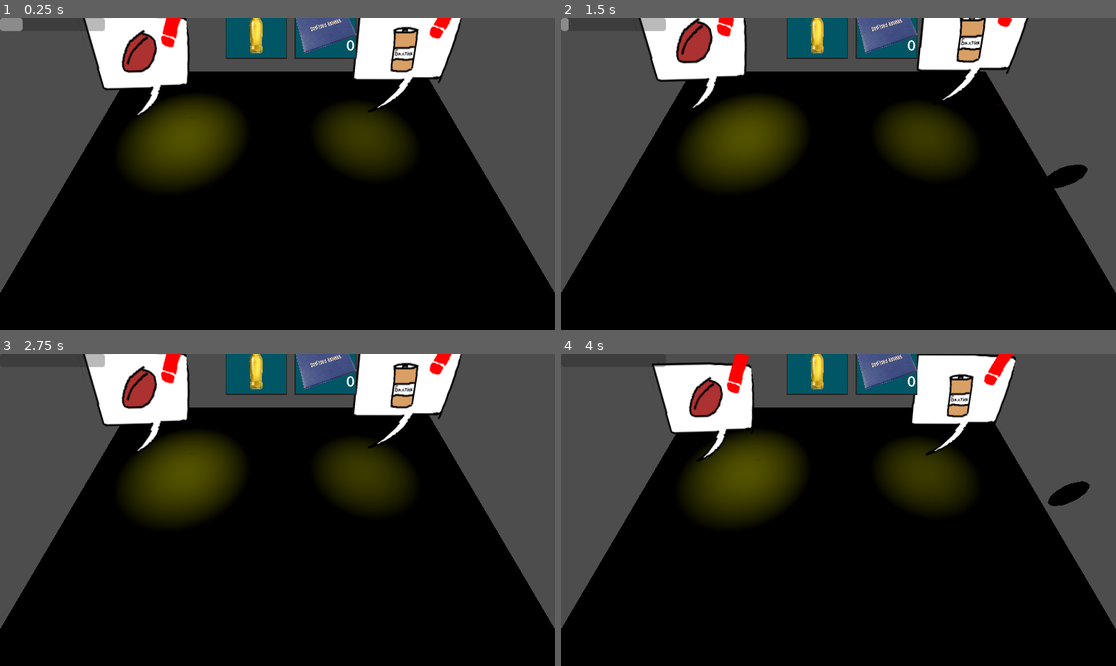
Above: before the commit, frames 1-4 (two rows, left to right).
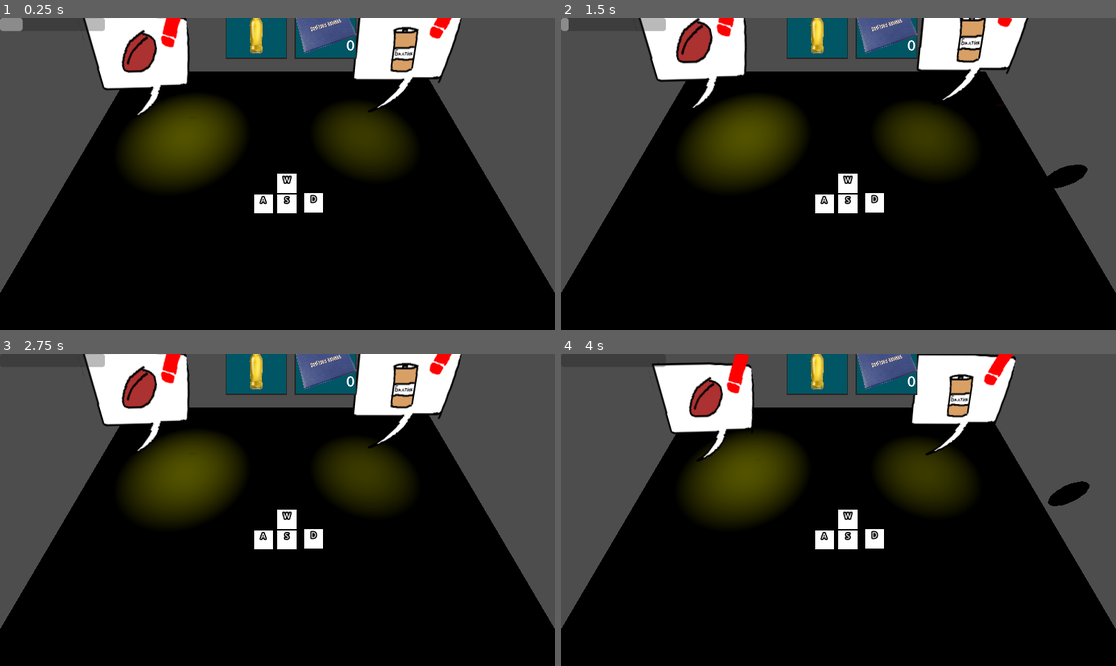
Above: after the commit, the same moments.

Repository: dueip/2024f_gamejam_misis
Game: Godot game, scene res://test_tw.tscn
Two runs of this game, one before a commit and one after it. Both use one fixed random seed, a clock stepped at 60 frames per second and the inputs below. This scene is started directly instead of the project's main scene.
Inputs (mouse positions are in pixels of both pictures, inside the frame that each line leads up to):
- Up to frame 1 (0.25 s): no input
- Up to frame 2 (1.5 s): tap Enter at 0.5 s; move the mouse to (960, 158) at 0.52 s; hold D (character_right) 0.53-1.28 s; tap Space (character_dash) at 0.6 s; click (960, 158) at 0.67 s; move the mouse to (727, 189) at 1.27 s; hold S (character_back) from 1.28 s (still down); tap Shift (character_run) at 1.35 s
- Up to frame 3 (2.75 s): move the mouse to (333, 441) at 2.02 s; release S (character_back) at 2.03 s; hold D (character_right) from 2.03 s (still down); tap Space (character_dash) at 2.1 s
- Up to frame 4 (4 s): move the mouse to (810, 572) at 2.77 s; release D (character_right) at 2.78 s; hold W (character_up) 2.78-3.53 s; tap Shift (character_run) at 2.85 s; click (810, 572) at 2.92 s; move the mouse to (1005, 556) at 3.52 s; hold A (character_left) from 3.53 s (still down); tap Space (character_dash) at 3.6 s

The runs differ from the first frame. In frame 1, 0.8% of the frame differs, in the area x 45-59%, y 49-63%; in frame 2, 0.8%; in frame 3, 0.8%; in frame 4, 0.8%.

Commit message:
feat: Закончить настройку UI для миниигр

Diff:
--- /dev/null
+++ b/control_buttons.gd
@@ -0,0 +1,16 @@
+extends Control
+
+@export var button_name: String
+@onready var text_label: RichTextLabel = $ColorRect/RichTextLabel
+
+func _ready():
+	text_label.push_color(Color(255,255,255))
+	text_label.push_outline_color(Color(0,0,0))
+	text_label.push_outline_size(10)
+	text_label.append_text("[center]")
+	text_label.append_text(button_name)
+	#text_label.append_text("[/center]")
+	text_label.pop()
+	text_label.pop()
+	text_label.pop()
+	text_label.pop()
--- /dev/null
+++ b/control_buttons.tscn
@@ -0,0 +1,24 @@
+[gd_scene load_steps=2 format=3 uid="uid://d1e0xkg2a7g7n"]
+
+[ext_resource type="Script" path="res://control_buttons.gd" id="1_1rquo"]
+
+[node name="ControlButtons" type="Control"]
+layout_mode = 3
+anchors_preset = 15
+anchor_right = 1.0
+anchor_bottom = 1.0
+grow_horizontal = 2
+grow_vertical = 2
+script = ExtResource("1_1rquo")
+
+[node name="ColorRect" type="ColorRect" parent="."]
+layout_mode = 0
+offset_right = 40.0
+offset_bottom = 40.0
+
+[node name="RichTextLabel" type="RichTextLabel" parent="ColorRect"]
+layout_mode = 0
+offset_right = 40.0
+offset_bottom = 40.0
+bbcode_enabled = true
+scroll_active = false
--- a/minigames/beer_minigame.gd
+++ b/minigames/beer_minigame.gd
@@ -10,7 +10,8 @@
 	emit_signal("minigame_started", self)
 
 func nextTurn(input: String):
-	print(input)
+	if combination.size() > 2:
+		print("Uwu dont do this please")
 
 	if prev_input.length() == 0:
 		if input != combination[0]:
--- a/test_tw.tscn
+++ b/test_tw.tscn
@@ -1,9 +1,10 @@
-[gd_scene load_steps=5 format=3 uid="uid://626ehrp4x5p8"]
+[gd_scene load_steps=6 format=3 uid="uid://626ehrp4x5p8"]
 
 [ext_resource type="PackedScene" uid="uid://ukij8uagjnc7" path="res://test_room.tscn" id="1_ju52g"]
 [ext_resource type="PackedScene" uid="uid://dr1t3444vuiws" path="res://TW/TW.tscn" id="2_fbpmy"]
 [ext_resource type="PackedScene" uid="uid://bvxofregcai0m" path="res://minigames/coffee_minigame.tscn" id="3_3feon"]
 [ext_resource type="PackedScene" uid="uid://ca2gl01dha7hl" path="res://minigames/beer_minigame.tscn" id="4_g6pux"]
+[ext_resource type="PackedScene" uid="uid://d1e0xkg2a7g7n" path="res://control_buttons.tscn" id="5_de1d0"]
 
 [node name="test_tw" type="Node3D"]
 
@@ -63,4 +64,46 @@
 
 [node name="beer_minigame" parent="pab_tw" instance=ExtResource("4_g6pux")]
 
+[node name="ControlButtons" parent="." instance=ExtResource("5_de1d0")]
+anchors_preset = 8
+anchor_left = 0.5
+anchor_top = 0.5
+anchor_right = 0.5
+anchor_bottom = 0.5
+button_name = "W"
+
+[node name="ControlButtons2" parent="." instance=ExtResource("5_de1d0")]
+anchors_preset = 8
+anchor_left = 0.5
+anchor_top = 0.5
+anchor_right = 0.5
+anchor_bottom = 0.5
+offset_left = -49.0
+offset_top = 42.0
+offset_right = -49.0
+offset_bottom = 42.0
+button_name = "A"
+
+[node name="ControlButtons3" parent="." instance=ExtResource("5_de1d0")]
+anchors_preset = 8
+anchor_left = 0.5
+anchor_top = 0.5
+anchor_right = 0.5
+anchor_bottom = 0.5
+offset_top = 42.0
+offset_bottom = 42.0
+button_name = "S"
+
+[node name="ControlButtons4" parent="." instance=ExtResource("5_de1d0")]
+anchors_preset = 8
+anchor_left = 0.5
+anchor_top = 0.5
+anchor_right = 0.5
+anchor_bottom = 0.5
+offset_left = 55.0
+offset_top = 40.0
+offset_right = 55.0
+offset_bottom = 40.0
+button_name = "D"
+
 [editable path="TestRoom"]
Binary file added: sprites/toilet_popup.png
Not shown, added: sprites/toilet_popup.png.import
